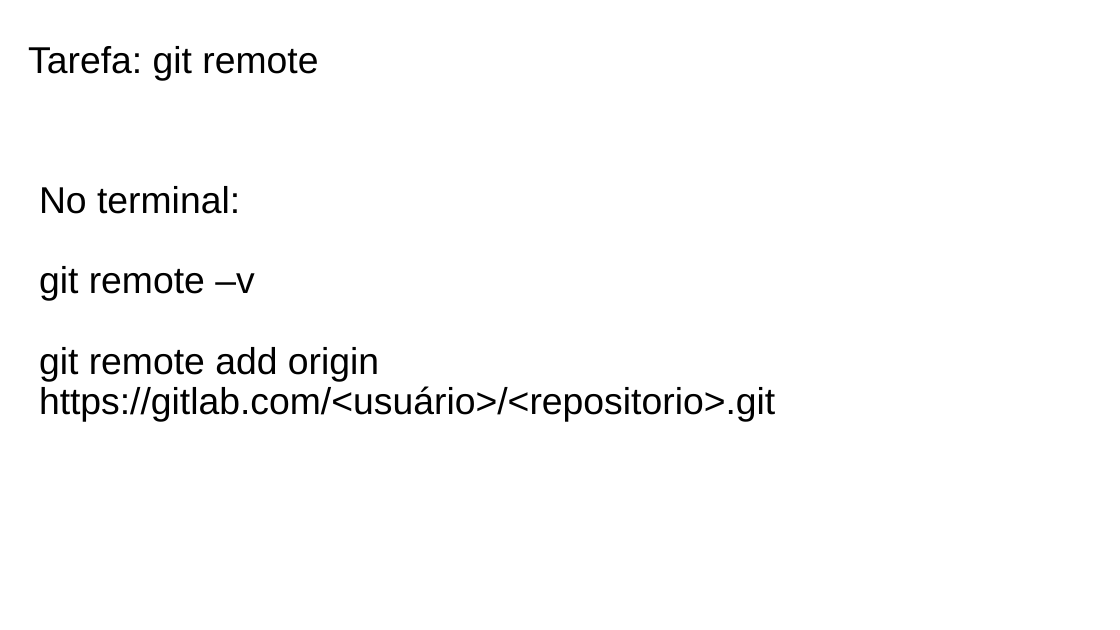
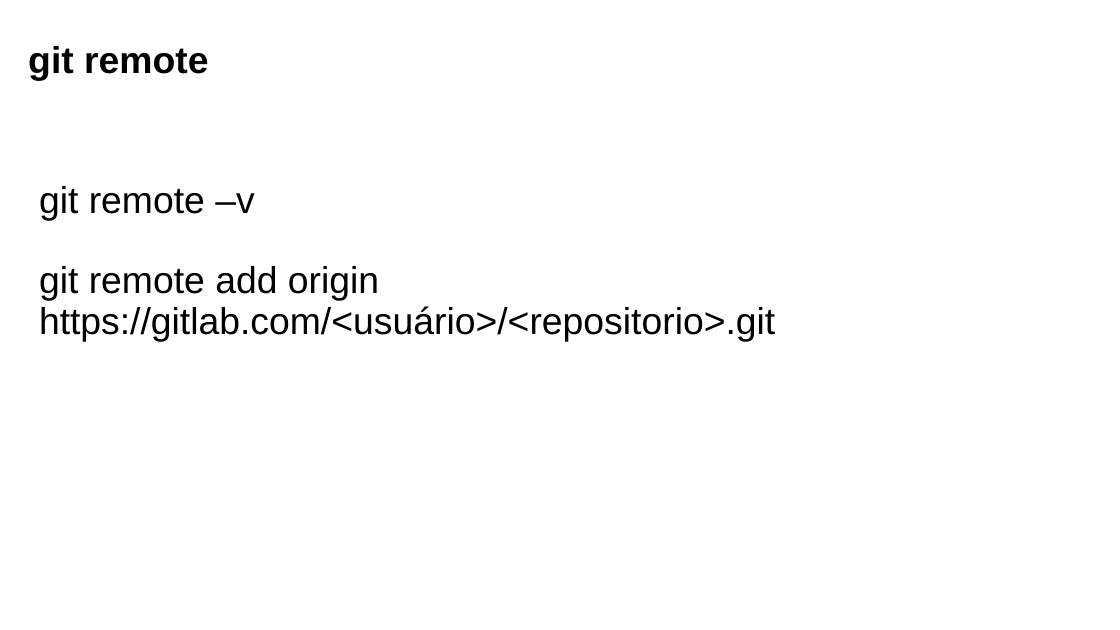
Before and after one commit to yunoguthi/testeCursoGit, a slide deck: slide 13 of git.pptx (slide 12 before the commit). Drawn at 1120x630 pixels with LibreOffice and Linux fonts; fonts in the diff are those of the drawing; background and template pictures are left out. Boxes give left, top, right and bottom in pixels: in the first picture for what was removed or moved away, otherwise in the second. Text is boxed around its words. In the diff, an @@ line names an element or a change of style, - is before the commit and + after.

```diff
--- a/git.pptx
+++ b/git.pptx
@@ text at [28,46,208,81]: text changed; bold on @@
-Tarefa: git remote
+git remote
@@ text at [39,186,240,214]: paragraph removed @@
-No terminal:
```
Also in this commit, not shown: 20 other slides changed, 15 slides added, 1 slide removed, 11 other files.
